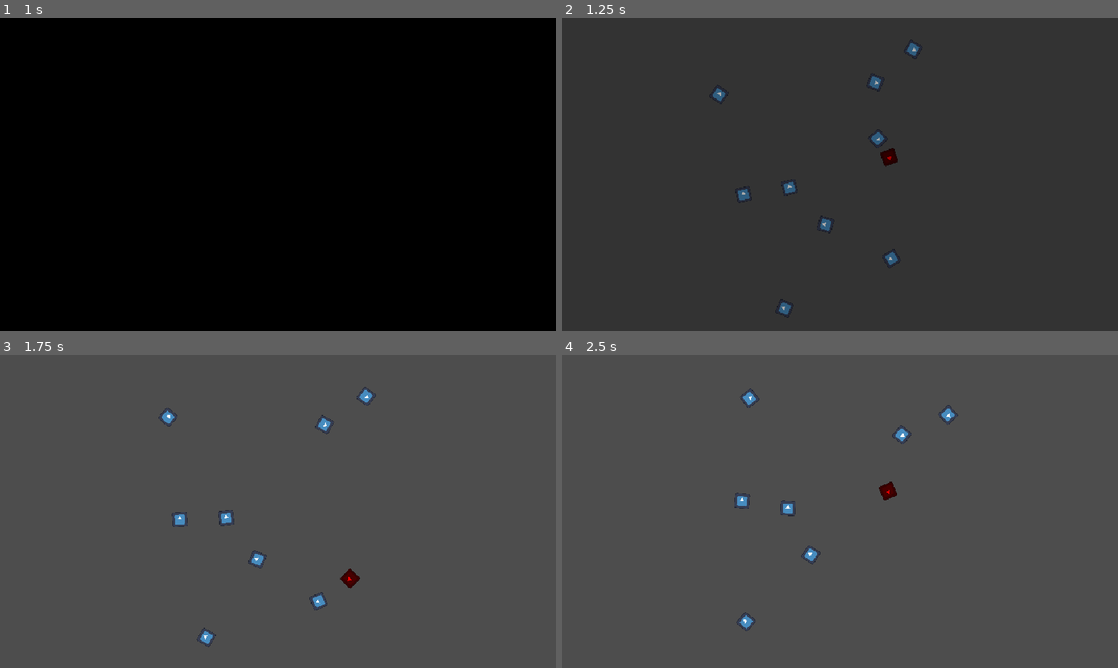
Above: before the commit, frames 1-4 (two rows, left to right).
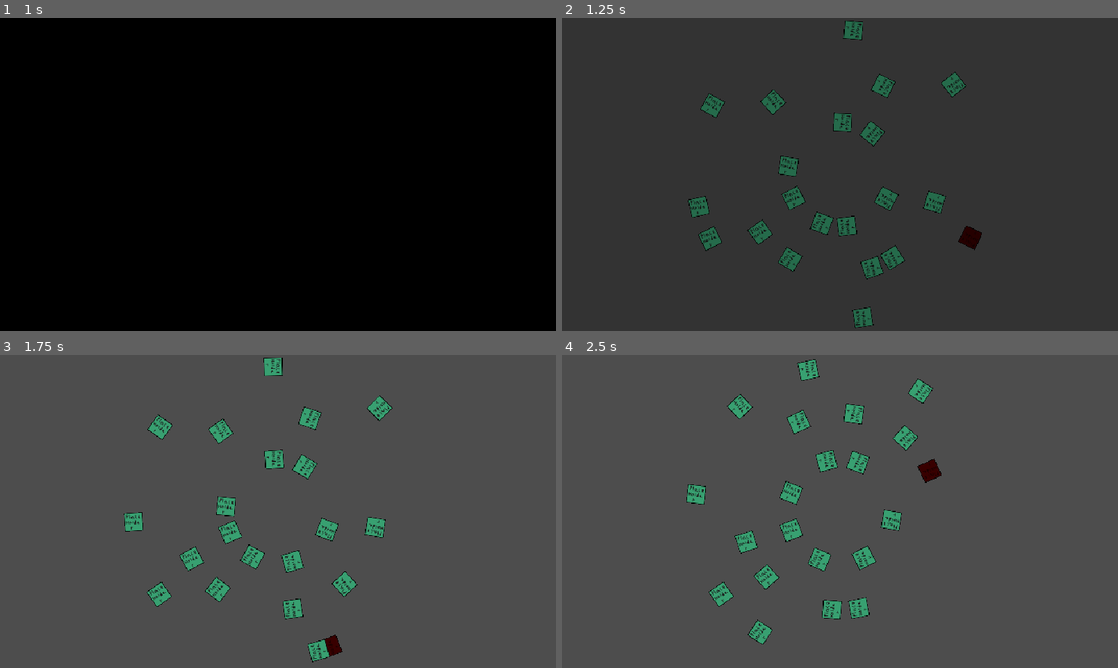
Above: after the commit, the same moments.

Repository: CookieFinder23/YGDA-Fall-Game-Jam-2026
Game: Godot game, scene res://ui/title_screen/title_screen.tscn
The game is run twice, just before and just after one commit, with the same random seed, the same clock (stepped at 60 frames per second) and the same inputs. The engine's default icon, where the game draws it, is replaced by a stand-in: a white triangle on a blue panel in a dark square.
Inputs (mouse positions are in pixels of both pictures, inside the frame that each line leads up to):
- Up to frame 1 (1 s): click (278, 115) at 0.5 s
- Up to frame 2 (1.25 s): no input
- Up to frame 3 (1.75 s): hold W (up) from 1.28 s (still down)
- Up to frame 4 (2.5 s): release W (up) at 2.03 s; hold S (down) from 2.03 s (still down)

Frame 1 is identical in both runs. In frame 2, 4.5% of the frame differs, in the area x 22-76%, y 0-100%; in frame 3, 4.6%; in frame 4, 4.7%, in the area x 22-72%, y 1-93%.

Commit message:
bounce jank fix

Diff:
--- a/fall-game-jam-2026/level/world.gd
+++ b/fall-game-jam-2026/level/world.gd
@@ -1,47 +1,65 @@
 extends Node2D
+const FODDER = preload("uid://ocsoo5vljovt")
 
 const center = Vector2(480, 270) # canvas is 960 by 540
 var player_vars = 0
+var recent_collisions = [] # [[obj1, obj2], [obj1, obj2]]
 
 func get_ring_radius(ring_num: int) -> int:
 	return 90 + 80 * ring_num
 
 func _ready() -> void:
-	for child in get_children():
-		var orb = child.find_child("OrbitingObject")
+	for i in range(20):
+		var fodder = FODDER.instantiate()
+		var orb = fodder.find_child("OrbitingObject")
 		orb.ring_num = randi_range(0, 2)
 		orb.ring_pos = randf_range(0, 2 * PI)
+		if randi_range(0, 1):
+			fodder.find_child("BaseEnemy").direction *= -1
+		add_child(fodder)
+
+func clean_recent_collisions() -> void:
+	var to_remove: Array[int] = []
+	var i = 0
+	for coll in recent_collisions:
+		if not coll[0] or not coll[1] or coll[0].can_collide or coll[1].can_collide:
+			to_remove.append(i)
+		i += 1
+	# bc removing from the start will shift indexes down by one
+	to_remove.reverse()
+	for index in to_remove:
+		recent_collisions.pop_at(index)
+
 func _physics_process(_delta: float) -> void:
+	clean_recent_collisions()
 	for child in get_children():
 		position_orbiting_object(child)
-	if $Player.collision_cooldown_dist_timer < 0 and $Player/Hitbox.has_overlapping_areas():
-		$Player.collision_cooldown_dist_timer = $Player.COLLISION_COOLDOWN_DIST
+	if  $Player/Hitbox.has_overlapping_areas():
 		var base_enemy: Node = $Player/Hitbox.get_overlapping_areas()[0].get_parent()
 		base_enemy.health -= 1
 		bounce($Player, base_enemy, 3)
 
 	# handle collisions between two enemies
-	var already_collided: Array = []
 	for child in get_children():
 		if is_instance_of(child, Player):
 			continue
-		var hitbox = child.find_child("Hitbox")
-		var base_enemy = hitbox.get_parent()
-		if hitbox in already_collided or base_enemy.collision_cooldown_dist_timer > 0:
+		var base_enemy = child.find_child("BaseEnemy")
+		var hitbox = base_enemy.find_child("Hitbox")
+		var overlap = hitbox.get_overlapping_areas()
+		if not overlap:
 			continue
-		if hitbox.has_overlapping_areas():
-			already_collided.append(hitbox)
-			# only need to mark one part of the collision as already collided to prevent the exact collision between the two happening again
-			# using an array of length 2 containing both and checking if the collision exactly matches may be better, but lazy
-			var collided_with = hitbox.get_overlapping_areas()[0].get_parent()
-			if is_instance_of(collided_with, Player):
-				continue
-			base_enemy.collision_cooldown_dist_timer = base_enemy.COLLISION_COOLDOWN_DIST
-			collided_with.collision_cooldown_dist_timer = collided_with.COLLISION_COOLDOWN_DIST
-			bounce(child.get_node("BaseEnemy"), collided_with, 3)
+		var collided_with = overlap[0].get_parent()
+		if is_instance_of(collided_with, Player):
+			continue
+		bounce(base_enemy, collided_with, 3)
 
 ## prereq: nodes have variables: direction, speed, speed_mult, bounce
 func bounce(obj1: Node, obj2: Node, speed_mult: float):
+	if [obj1, obj2] in recent_collisions or [obj2, obj1] in recent_collisions:
+		return
+	recent_collisions.append([obj1, obj2])
+	obj1.can_collide = false
+	obj2.can_collide = false
 	var obj1_base_speed = obj1.SPEED if "SPEED" in obj1 else obj1.speed
 	var obj1_speed = obj1_base_speed * obj1.speed_mult
 	var obj2_base_speed = obj2.SPEED if "SPEED" in obj2 else obj2.speed
--- a/fall-game-jam-2026/level/world.tscn
+++ b/fall-game-jam-2026/level/world.tscn
@@ -2,29 +2,8 @@
 
 [ext_resource type="PackedScene" uid="uid://duh0b4jpm3s56" path="res://level_object/player.tscn" id="1_07nfa"]
 [ext_resource type="Script" uid="uid://dg875oa72qesx" path="res://level/world.gd" id="1_sw3g3"]
-[ext_resource type="PackedScene" uid="uid://ocsoo5vljovt" path="res://level_object/enemy/blank_enemy.tscn" id="3_tjjer"]
 
 [node name="World" type="Node2D" unique_id=267205359]
 script = ExtResource("1_sw3g3")
 
 [node name="Player" parent="." unique_id=520527748 instance=ExtResource("1_07nfa")]
-
-[node name="BlankEnemy" parent="." unique_id=494127020 instance=ExtResource("3_tjjer")]
-
-[node name="BlankEnemy2" parent="." unique_id=2106956846 instance=ExtResource("3_tjjer")]
-
-[node name="BlankEnemy3" parent="." unique_id=1835212179 instance=ExtResource("3_tjjer")]
-
-[node name="BlankEnemy4" parent="." unique_id=446948944 instance=ExtResource("3_tjjer")]
-
-[node name="BlankEnemy5" parent="." unique_id=262124805 instance=ExtResource("3_tjjer")]
-
-[node name="BlankEnemy6" parent="." unique_id=1092494471 instance=ExtResource("3_tjjer")]
-
-[node name="BlankEnemy7" parent="." unique_id=1127273948 instance=ExtResource("3_tjjer")]
-
-[node name="BlankEnemy8" parent="." unique_id=352338770 instance=ExtResource("3_tjjer")]
-
-[node name="BlankEnemy9" parent="." unique_id=700986119 instance=ExtResource("3_tjjer")]
-
-[node name="BlankEnemy10" parent="." unique_id=350291984 instance=ExtResource("3_tjjer")]
--- a/fall-game-jam-2026/level_object/enemy/base_enemy.gd
+++ b/fall-game-jam-2026/level_object/enemy/base_enemy.gd
@@ -1,7 +1,6 @@
 extends Node2D
 class_name Enemy
-const COLLISION_COOLDOWN_DIST = 0.1
-var collision_cooldown_dist_timer = -1
+var can_collide = true
 @export var speed: float = 0.1
 @export var direction: int = 1
 
@@ -19,7 +18,7 @@
 func _physics_process(delta: float) -> void:
 	var movement = speed * speed_mult * direction * delta
 	if not $Hitbox.has_overlapping_areas():
-		collision_cooldown_dist_timer -= abs(movement)
+		can_collide = true
 	$OrbitingObject.move(movement)
 	# if confused about this line read https://www.rorydriscoll.com/2016/03/07/frame-rate-independent-damping-using-lerp/
 	speed_mult = lerp(speed_mult, 1.0, 1 - pow(BOUNCE_SMOOTH, delta))
--- a/fall-game-jam-2026/level_object/enemy/base_enemy.tscn
+++ b/fall-game-jam-2026/level_object/enemy/base_enemy.tscn
@@ -4,7 +4,7 @@
 [ext_resource type="PackedScene" uid="uid://bbtwd501taadk" path="res://level_object/orbiting_object.tscn" id="2_6hac5"]
 
 [sub_resource type="RectangleShape2D" id="RectangleShape2D_0es7p"]
-size = Vector2(128, 128)
+size = Vector2(32, 32)
 
 [node name="BaseEnemy" type="Node2D" unique_id=2077614294]
 script = ExtResource("1_6hac5")
--- /dev/null
+++ b/fall-game-jam-2026/level_object/enemy/burner.tscn
@@ -0,0 +1,11 @@
+[gd_scene format=3 uid="uid://dhxu81fp4yvqo"]
+
+[ext_resource type="Texture2D" uid="uid://dwu6hjeuy2ecw" path="res://assets/art/32x32placeholder.png" id="1_gqymk"]
+[ext_resource type="PackedScene" uid="uid://kn6oepseaj3g" path="res://level_object/enemy/base_enemy.tscn" id="2_gqymk"]
+
+[node name="Burner" type="Sprite2D" unique_id=494127020]
+texture = ExtResource("1_gqymk")
+
+[node name="BaseEnemy" parent="." unique_id=737591388 instance=ExtResource("2_gqymk")]
+speed = 0.25
+health = 3
--- /dev/null
+++ b/fall-game-jam-2026/level_object/enemy/flame.tscn
@@ -0,0 +1,15 @@
+[gd_scene format=3 uid="uid://dr2hi55fm05q0"]
+
+[ext_resource type="Texture2D" uid="uid://dwu6hjeuy2ecw" path="res://assets/art/32x32placeholder.png" id="1_pwnlx"]
+
+[sub_resource type="RectangleShape2D" id="RectangleShape2D_0es7p"]
+size = Vector2(16, 32)
+
+[node name="Flame" type="Area2D" unique_id=122777426]
+
+[node name="CollisionShape2D" type="CollisionShape2D" parent="." unique_id=274871368]
+shape = SubResource("RectangleShape2D_0es7p")
+
+[node name="Flame" type="Sprite2D" parent="." unique_id=421124766]
+modulate = Color(1, 1, 0.36862746, 1)
+texture = ExtResource("1_pwnlx")
--- a/fall-game-jam-2026/level_object/enemy/blank_enemy.tscn
+++ b/fall-game-jam-2026/level_object/enemy/fodder.tscn
@@ -1,11 +1,11 @@
 [gd_scene format=3 uid="uid://ocsoo5vljovt"]
 
-[ext_resource type="Texture2D" uid="uid://cqdtb6ubvqbl0" path="res://icon.svg" id="1_k3fqp"]
+[ext_resource type="Texture2D" uid="uid://dwu6hjeuy2ecw" path="res://assets/art/32x32placeholder.png" id="1_a3ycs"]
 [ext_resource type="PackedScene" uid="uid://kn6oepseaj3g" path="res://level_object/enemy/base_enemy.tscn" id="2_50514"]
 
-[node name="BlankEnemy" type="Sprite2D" unique_id=494127020]
-scale = Vector2(0.2, 0.2)
-texture = ExtResource("1_k3fqp")
+[node name="Fodder" type="Sprite2D" unique_id=494127020]
+texture = ExtResource("1_a3ycs")
 
 [node name="BaseEnemy" parent="." unique_id=737591388 instance=ExtResource("2_50514")]
 speed = 0.25
+health = 3
--- a/fall-game-jam-2026/level_object/player.gd
+++ b/fall-game-jam-2026/level_object/player.gd
@@ -1,9 +1,14 @@
 extends Sprite2D
 class_name Player
-const COLLISION_COOLDOWN_DIST = 0.1
+
 const BOUNCE_SMOOTH = 0.01
-var collision_cooldown_dist_timer = -1
-var health: int = 3
+var can_collide = true
+var health: int = 5:
+	set(new_health):
+		if new_health == health or not $IFrames.is_stopped():
+			return
+		health = new_health
+		$IFrames.start()
 ## radian change per second
 const SPEED: float = 1.5
 ## 1 = radians increasing, -1 = radians decreasing
@@ -15,7 +20,7 @@
 	var movement = SPEED * speed_mult * direction * delta
 	$OrbitingObject.move(movement)
 	if not $Hitbox.has_overlapping_areas():
-		collision_cooldown_dist_timer -= abs(movement)
+		can_collide = true
 
 	# if confused about this line read https://www.rorydriscoll.com/2016/03/07/frame-rate-independent-damping-using-lerp/
 	speed_mult = lerp(speed_mult, 1.0, 1 - pow(BOUNCE_SMOOTH, delta))
@@ -27,4 +32,4 @@
 	elif event.is_action_pressed("down"):
 		$OrbitingObject.ring_num -= 1
 	if old_ring_num != $OrbitingObject.ring_num:
-		collision_cooldown_dist_timer = -1
+		can_collide = true
--- a/fall-game-jam-2026/level_object/player.tscn
+++ b/fall-game-jam-2026/level_object/player.tscn
@@ -1,15 +1,14 @@
 [gd_scene format=3 uid="uid://duh0b4jpm3s56"]
 
-[ext_resource type="Texture2D" uid="uid://cqdtb6ubvqbl0" path="res://icon.svg" id="1_2haed"]
+[ext_resource type="Texture2D" uid="uid://dwu6hjeuy2ecw" path="res://assets/art/32x32placeholder.png" id="1_2haed"]
 [ext_resource type="Script" uid="uid://cnxxuul21b7f2" path="res://level_object/player.gd" id="2_033we"]
 [ext_resource type="PackedScene" uid="uid://bbtwd501taadk" path="res://level_object/orbiting_object.tscn" id="3_vghlg"]
 
 [sub_resource type="RectangleShape2D" id="RectangleShape2D_0es7p"]
-size = Vector2(128, 128)
+size = Vector2(32, 32)
 
 [node name="Player" type="Sprite2D" unique_id=520527748]
 modulate = Color(1, 0, 0, 1)
-scale = Vector2(0.2, 0.2)
 texture = ExtResource("1_2haed")
 script = ExtResource("2_033we")
 
@@ -20,3 +19,6 @@
 
 [node name="CollisionShape2D" type="CollisionShape2D" parent="Hitbox" unique_id=1948015438]
 shape = SubResource("RectangleShape2D_0es7p")
+
+[node name="IFrames" type="Timer" parent="." unique_id=294759845]
+one_shot = true
Binary file added: fall-game-jam-2026/assets/art/32x32placeholder.png
Not shown, added: fall-game-jam-2026/assets/art/32x32placeholder.png.import
